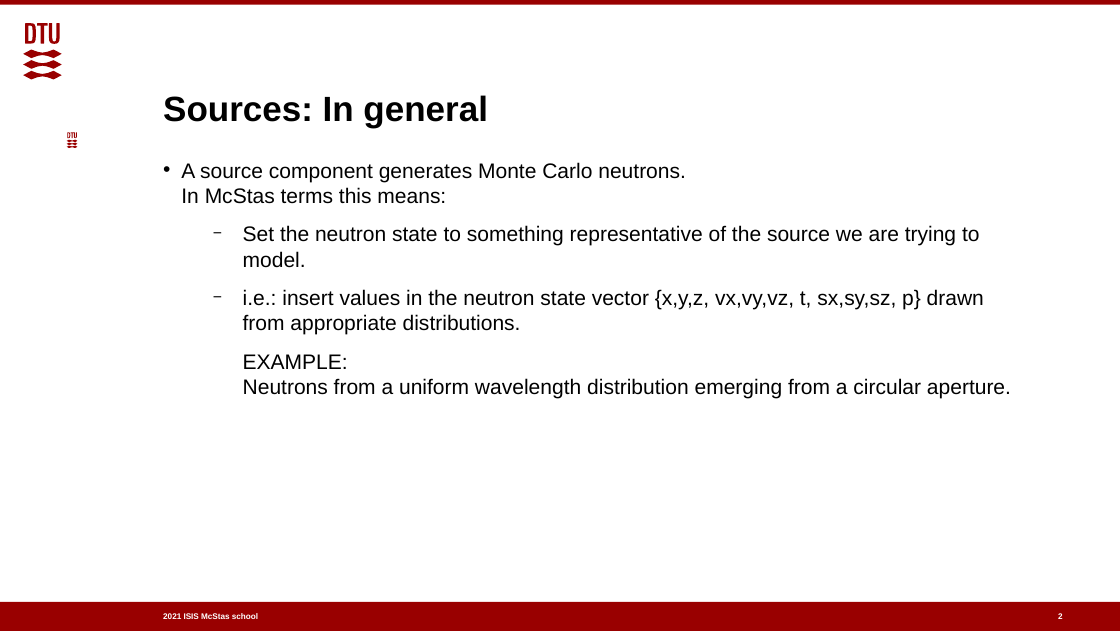
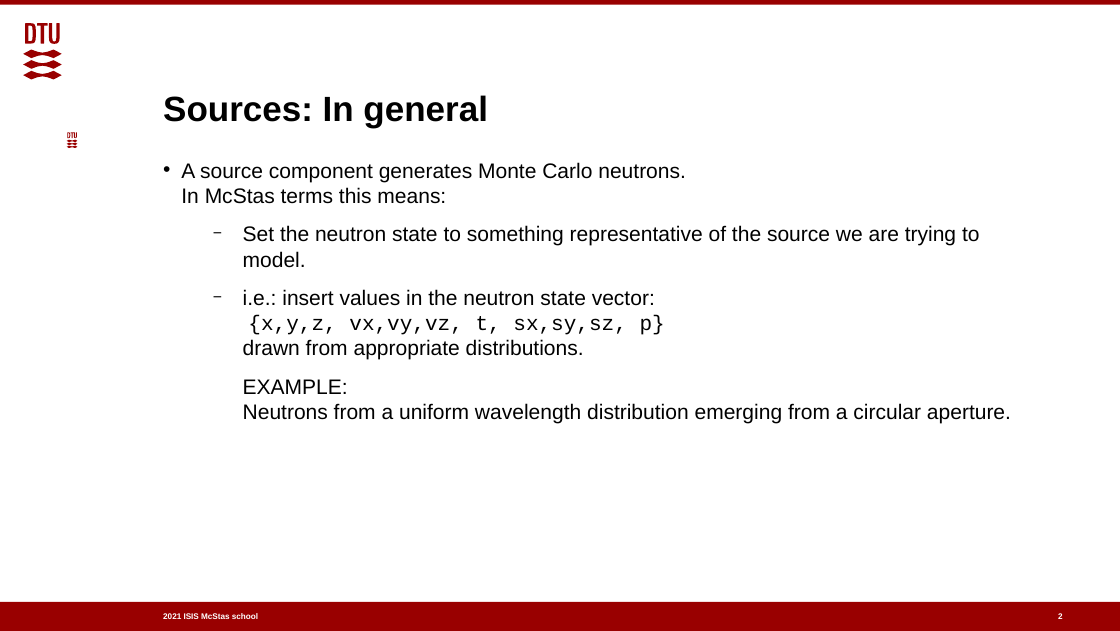
Before and after one commit to McStasMcXtrace/Schools, a slide deck: slide 2 of ISIS_April_2021/Tuesday_April_13th/2_Component_basics/2_Sources_and_Monitors.odp. Drawn at 1120x631 pixels with LibreOffice and Linux fonts; fonts in the diff are those of the drawing; background and template pictures are left out. Boxes give left, top, right and bottom in pixels: in the first picture for what was removed or moved away, otherwise in the second. Text is boxed around its words. In the diff, an @@ line names an element or a change of style, - is before the commit and + after.

```diff
--- a/ISIS_April_2021/Tuesday_April_13th/2_Component_basics/2_Sources_and_Monitors.odp
+++ b/ISIS_April_2021/Tuesday_April_13th/2_Component_basics/2_Sources_and_Monitors.odp
@@ text at (243, 289, 665, 360): text changed @@
-  − i.e.: insert values in the neutron state vector {x,y,z, vx,vy,vz, t, sx,sy,sz, p} drawn from appropriate distributions.
+  − i.e.: insert values in the neutron state vector:
+    {x,y,z, vx,vy,vz, t, sx,sy,sz, p}
+    drawn from appropriate distributions.
```
Also in this commit, not shown: 4 other slides changed, 1 other file.
